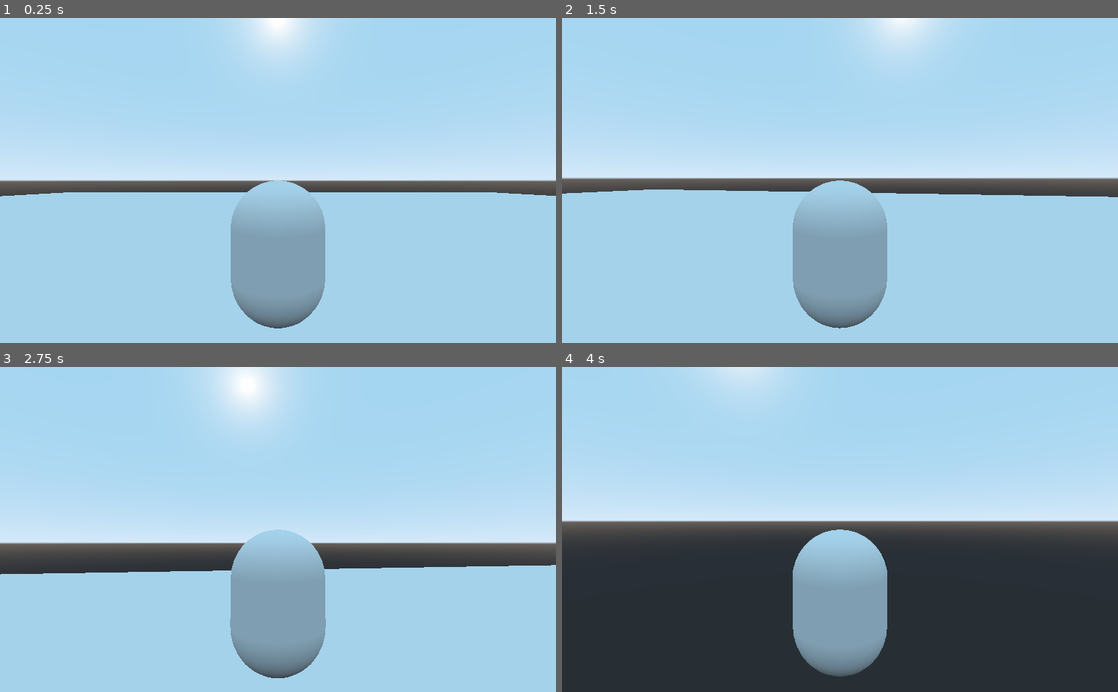
Above: before the commit, frames 1-4 (two rows, left to right).
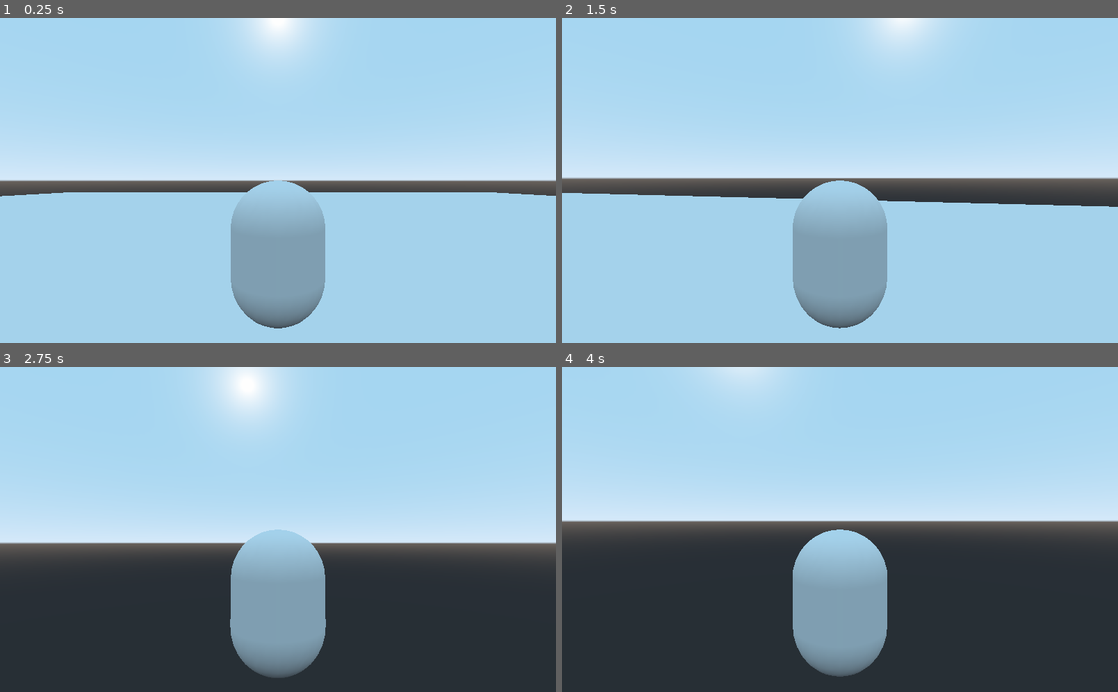
Above: after the commit, the same moments.

Repository: Attila1617/Symmetry
Game: Godot game, scene res://tscn/TestRoom.tscn
Two runs of this game, one before a commit and one after it. Both use one fixed random seed, a clock stepped at 60 frames per second and the inputs below.
Inputs (mouse positions are in pixels of both pictures, inside the frame that each line leads up to):
- Up to frame 1 (0.25 s): no input
- Up to frame 2 (1.5 s): move the mouse to (867, 180) at 0.52 s; hold Shift (shift, bound only after the commit) 0.53-1.28 s; hold W (move_forward) from 0.53 s (still down); tap Space (jump) at 0.77 s; move the mouse to (812, 180) at 1.27 s; tap Shift (shift, bound only after the commit) at 1.35 s
- Up to frame 3 (2.75 s): keep holding W (move_forward); tap Space (jump) at 1.52 s; move the mouse to (289, 523) at 2.02 s; hold Shift (shift, bound only after the commit) from 2.03 s (still down)
- Up to frame 4 (4 s): keep holding W (move_forward); move the mouse to (834, 536) at 2.77 s; release Shift (shift, bound only after the commit) at 2.78 s; tap Shift (shift, bound only after the commit) at 2.85 s; tap Space (jump) at 3.02, 3.77 s; move the mouse to (878, 532) at 3.52 s; hold Shift (shift, bound only after the commit) from 3.53 s (still down)

The runs differ from the first frame. In frame 1, less than 0.1% of the frame differs, in the area x 9-10%, y 53-55%; in frame 2, 1.8%; in frame 3, 33%, in the area x 0-100%, y 60-100%; in frame 4, less than 0.1%.

Commit message:
Shift ability

Diff:
--- a/Scripts/Player.gd
+++ b/Scripts/Player.gd
@@ -48,6 +48,11 @@
 	if Input.is_action_pressed("move_right"):
 		direction += transform.basis.x
 
+	if Input.is_action_pressed("shift"):
+		speed = 40
+	else:
+		speed = 20
+
 	direction = direction.normalized()
 
 	var accel = acceleration if is_on_floor() else air_acceleration
--- a/project.godot
+++ b/project.godot
@@ -41,6 +41,11 @@
 "events": [ Object(InputEventKey,"resource_local_to_scene":false,"resource_name":"","device":0,"alt":false,"shift":false,"control":false,"meta":false,"command":false,"pressed":false,"scancode":32,"physical_scancode":0,"unicode":0,"echo":false,"script":null)
  ]
 }
+shift={
+"deadzone": 0.5,
+"events": [ Object(InputEventKey,"resource_local_to_scene":false,"resource_name":"","device":0,"alt":false,"shift":false,"control":false,"meta":false,"command":false,"pressed":false,"scancode":16777237,"physical_scancode":0,"unicode":0,"echo":false,"script":null)
+ ]
+}
 
 [physics]
 
--- a/tscn/TestRoom.tscn
+++ b/tscn/TestRoom.tscn
@@ -3,7 +3,7 @@
 [ext_resource path="res://tscn/Player.tscn" type="PackedScene" id=1]
 
 [node name="World" type="Spatial"]
-transform = Transform( 1, 0.000150755, 7.43837e-05, -0.000150715, 1, -0.000265409, -7.44664e-05, 0.000265386, 1, 0, 0, 0 )
+transform = Transform( 1, 0, 0, 0, 1, 0, 0, 0, 1, 0, 0, 0 )
 
 [node name="Floor" type="CSGBox" parent="."]
 transform = Transform( 60, -2.61543e-05, 0.0198228, 0.0313872, 0.05, -0.00657153, -0.0198197, 5.48409e-06, 60, 0, 0, 0 )
